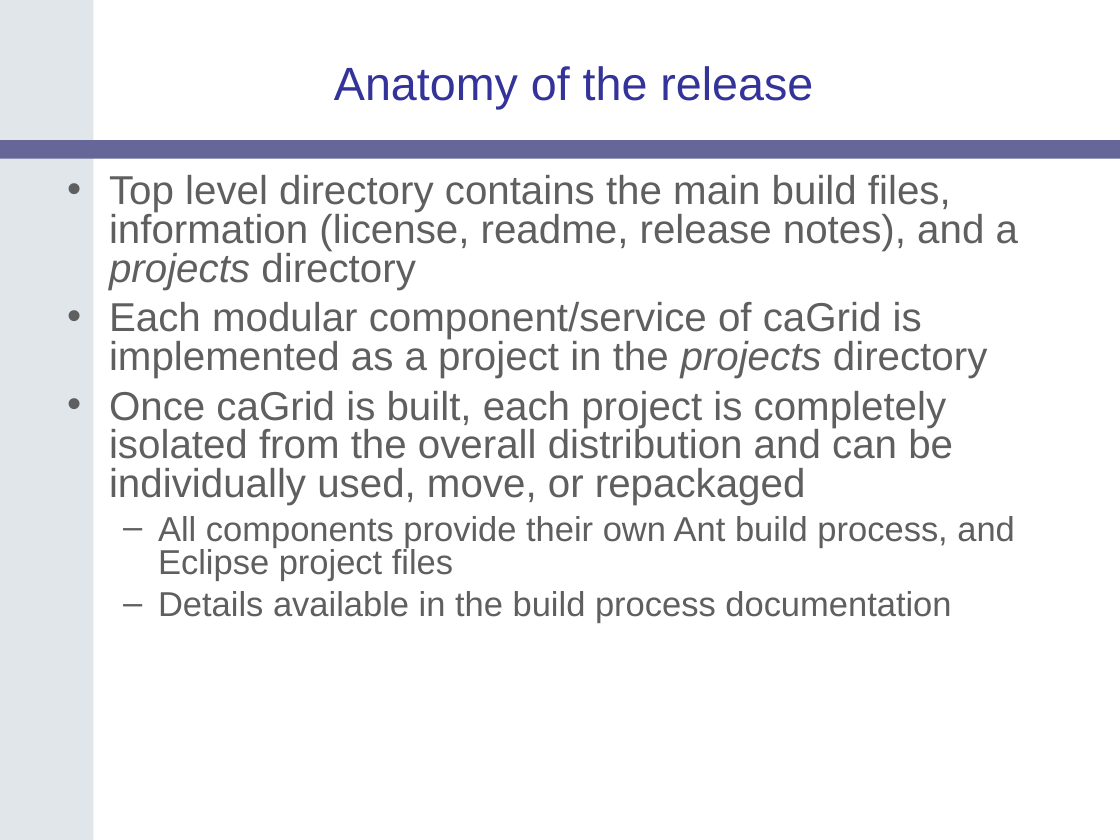
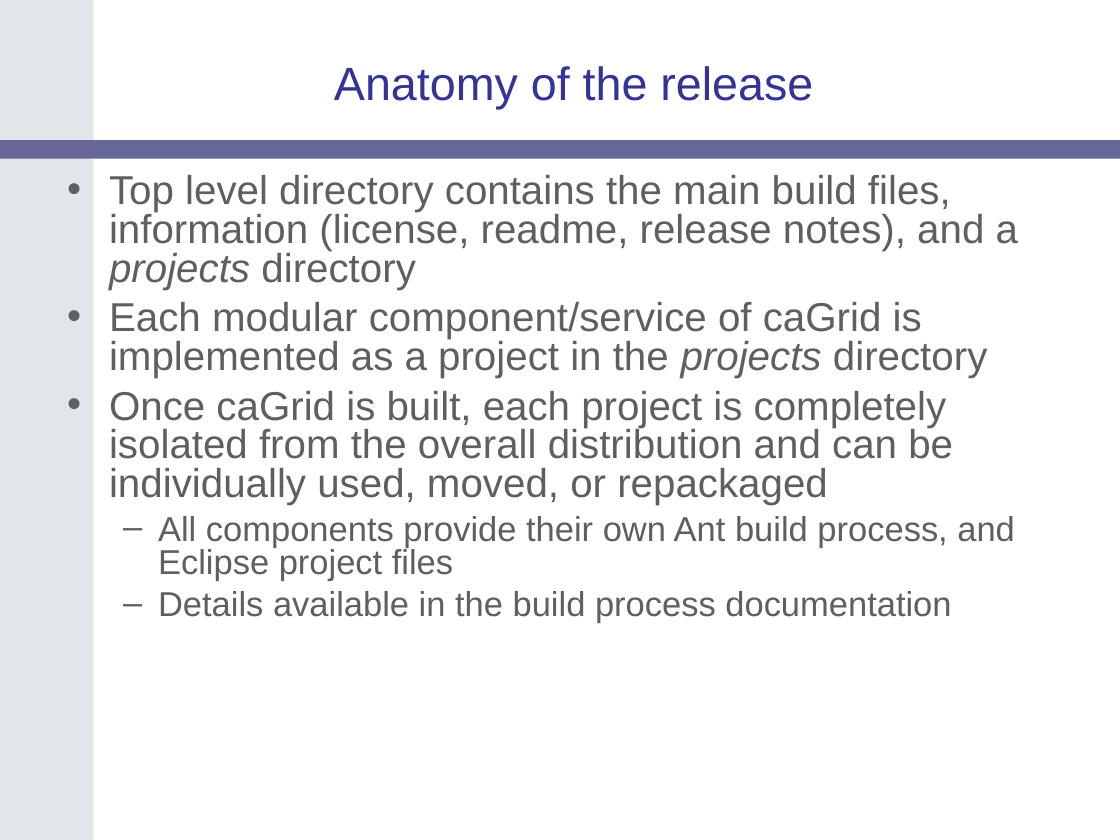
Before and after one commit to NCIP/cagrid-portal, a slide deck: slide 26 of cagrid-1-0/Documentation/presentations/200607_VCDE_ARCH/caGrid-1.0_Beta_Release.ppt. Drawn at 1120x840 pixels with LibreOffice and Linux fonts; fonts in the diff are those of the drawing; background and template pictures are left out. Boxes give left, top, right and bottom in pixels: in the first picture for what was removed or moved away, otherwise in the second. Text is boxed around its words. In the diff, an @@ line names an element or a change of style, - is before the commit and + after.

```diff
--- a/cagrid-1-0/Documentation/presentations/200607_VCDE_ARCH/caGrid-1.0_Beta_Release.ppt
+++ b/cagrid-1-0/Documentation/presentations/200607_VCDE_ARCH/caGrid-1.0_Beta_Release.ppt
@@ text at box(109, 391, 953, 505): text changed @@
-• Once caGrid is built, each project is completely isolated from the overall distribution and can be individually used, move, or repackaged
+• Once caGrid is built, each project is completely isolated from the overall distribution and can be individually used, moved, or repackaged
```
Also in this commit, not shown: 9 other slides changed.
